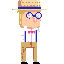
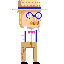
Before/after of a w=64, h=64 layered artwork. What changed in the layer stack:
added layer "Layer 6" above "Layer 5" over bbox(30, 21, 39, 25)
